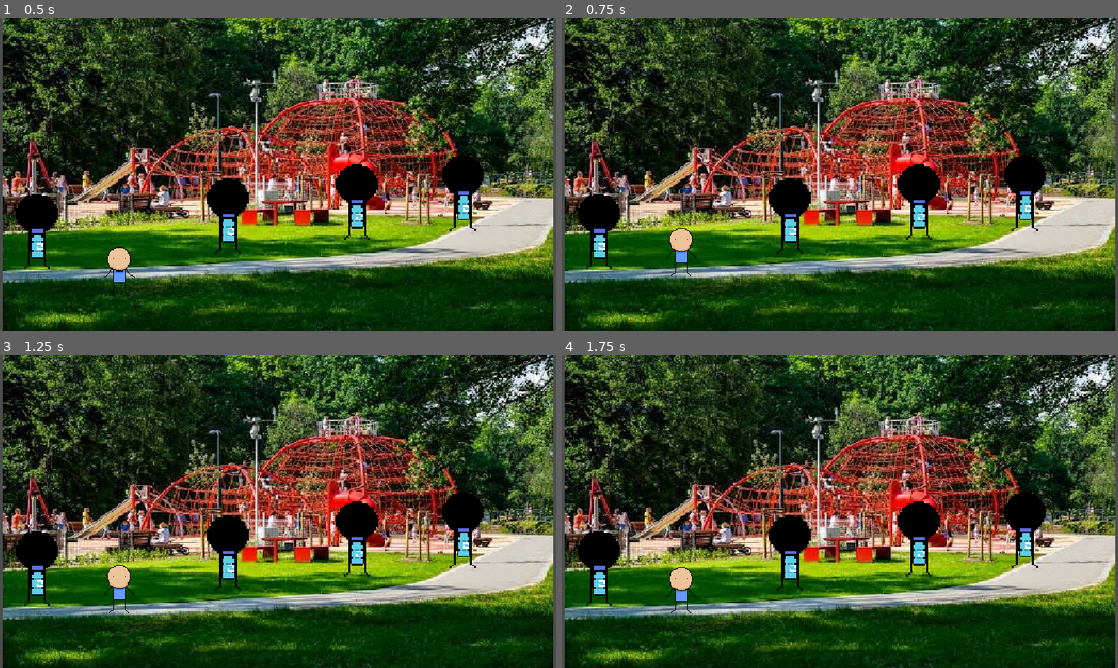
Above: before the commit, frames 1-4 (two rows, left to right).
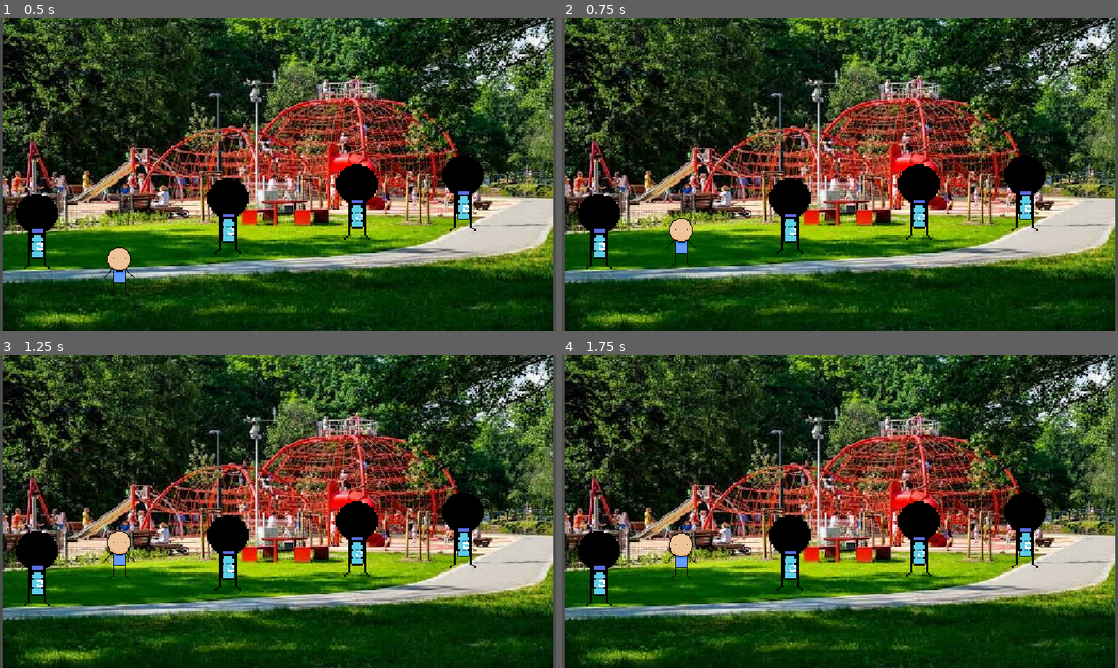
Above: after the commit, the same moments.

Repository: UBGC/quest_for_kaucja
Game: Godot game, scene res://node_2d.tscn
The game is run twice, just before and just after one commit, with the same random seed, the same clock (stepped at 60 frames per second) and the same inputs. This scene is started directly instead of the project's main scene.
Inputs (mouse positions are in pixels of both pictures, inside the frame that each line leads up to):
- Up to frame 1 (0.5 s): no input
- Up to frame 2 (0.75 s): tap Enter at 0.5 s; move the mouse to (812, 237) at 0.52 s; hold W (Up) from 0.53 s (still down); hold Enter from 0.53 s (still down)
- Up to frame 3 (1.25 s): keep holding W (Up); keep holding Enter
- Up to frame 4 (1.75 s): keep holding W (Up); move the mouse to (1006, 558) at 1.27 s; release Enter at 1.28 s; tap Ctrl at 1.35 s

Frame 1 is identical in both runs. In frame 2, 0.4% of the frame differs, in the area x 18-25%, y 64-83%; in frame 3, 0.7%, in the area x 18-25%, y 56-83%; in frame 4, 0.7%.

Commit message:
zbieranie i respienie butelek

Diff:
--- a/bootle.tscn
+++ b/bootle.tscn
@@ -1,6 +1,7 @@
 [gd_scene format=3 uid="uid://sqc0235ofoob"]
 
 [ext_resource type="Texture2D" uid="uid://dv45s7sm8or8j" path="res://BottleSpriteSheet.png" id="1_gigqr"]
+[ext_resource type="Script" uid="uid://iyx2jn70ly3e" path="res://butelki.gd" id="1_q87ab"]
 
 [sub_resource type="AtlasTexture" id="AtlasTexture_q87ab"]
 atlas = ExtResource("1_gigqr")
@@ -21,6 +22,7 @@
 size = Vector2(15, 44)
 
 [node name="bottle" type="Area2D" unique_id=281860624]
+script = ExtResource("1_q87ab")
 
 [node name="AnimatedSprite2D" type="AnimatedSprite2D" parent="." unique_id=124574311]
 position = Vector2(-1, 4)
@@ -31,3 +33,5 @@
 [node name="CollisionShape2D" type="CollisionShape2D" parent="." unique_id=1691996495]
 position = Vector2(-0.5, 5)
 shape = SubResource("RectangleShape2D_6870t")
+
+[connection signal="body_entered" from="." to="." method="_on_body_entered"]
--- a/butelki.gd
+++ b/butelki.gd
@@ -3,6 +3,7 @@
 # 1. Definicja flag bitowych za pomocą potęg dwójki (przesunięcie bitowe)
 const FLAG_SZKLANA = 1 << 0    # 1 (binarnie: 01)
 const FLAG_KAUCYJNA = 1 << 1  # 2 (binarnie: 10)
+var graczScena = preload("res://player.tscn")
 
 @export var spritesheet: Texture2D
 
@@ -78,3 +79,7 @@
 		# Uwaga: jeśli chcesz, aby kara -3 była niezależna od bazy, możesz dać np. value -= 3.0
 
 	return value
+
+
+func _on_body_entered(body: Node2D) -> void:
+	queue_free()
--- /dev/null
+++ b/level_select.tscn
@@ -0,0 +1,16 @@
+[gd_scene format=3 uid="uid://dx7lww3mpb6cj"]
+
+[ext_resource type="Texture2D" uid="uid://bqbx7mf3if8x7" path="res://level1Icon.png" id="1_il3u1"]
+
+[node name="levelSelect" type="Node2D" unique_id=872475466]
+position = Vector2(3, 0)
+
+[node name="level1" type="Button" parent="." unique_id=1911182653]
+offset_left = 40.0
+offset_top = 39.0
+offset_right = 170.0
+offset_bottom = 146.0
+
+[node name="Sprite2D" type="Sprite2D" parent="level1" unique_id=959727455]
+position = Vector2(66, 55)
+texture = ExtResource("1_il3u1")
--- a/node_2d.tscn
+++ b/node_2d.tscn
@@ -5,7 +5,7 @@
 [ext_resource type="PackedScene" uid="uid://dk82c4rqoa6bt" path="res://bottleSpawner.tscn" id="3_epypp"]
 
 [sub_resource type="RectangleShape2D" id="RectangleShape2D_q6r6c"]
-size = Vector2(69, 92)
+size = Vector2(69, 26)
 
 [sub_resource type="RectangleShape2D" id="RectangleShape2D_epypp"]
 size = Vector2(804, 21)
@@ -23,11 +23,11 @@
 [node name="StaticBody2D" type="StaticBody2D" parent="." unique_id=1694449681]
 
 [node name="CollisionShape2D3" type="CollisionShape2D" parent="StaticBody2D" unique_id=63590274]
-position = Vector2(751.5, 384)
+position = Vector2(751.5, 351)
 shape = SubResource("RectangleShape2D_q6r6c")
 
 [node name="CollisionShape2D" type="CollisionShape2D" parent="StaticBody2D" unique_id=201000248]
-position = Vector2(384, 420.5)
+position = Vector2(385, 350)
 shape = SubResource("RectangleShape2D_epypp")
 
 [node name="CollisionShape2D2" type="CollisionShape2D" parent="StaticBody2D" unique_id=1359035656]
Binary file added: level1Icon.png
Not shown, added: level1Icon.png.import
